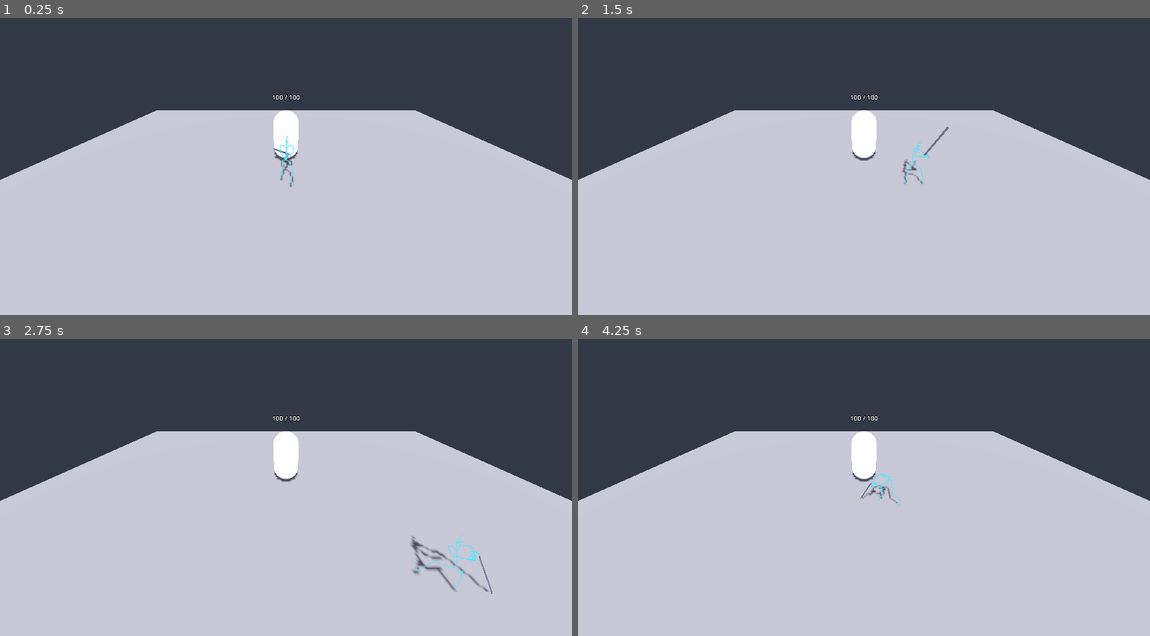
Above: before the commit, frames 1-4 (two rows, left to right).
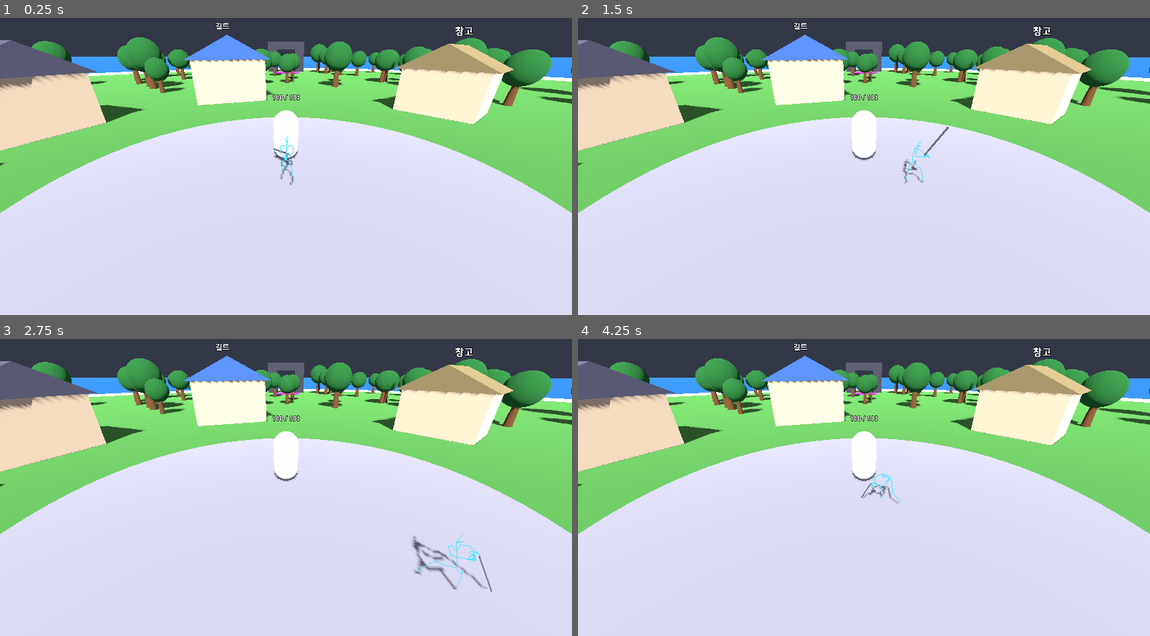
Above: after the commit, the same moments.

Repository: choiyoungun/emergency-process-local
Game: Godot game, scene res://scenes/main.tscn
Same seed, same stepped clock (60 frames per second), same inputs: the game is played once before the commit and once after it.
Inputs (mouse positions are in pixels of both pictures, inside the frame that each line leads up to):
- Up to frame 1 (0.25 s): no input
- Up to frame 2 (1.5 s): tap Enter at 0.5 s; move the mouse to (989, 136) at 0.52 s; hold D (move_right) 0.53-1.28 s; tap J (attack) at 0.6, 1.35 s; click (989, 136) at 0.67 s; tap Space at 0.77 s; move the mouse to (749, 169) at 1.27 s; hold S (move_back) from 1.28 s (still down)
- Up to frame 3 (2.75 s): tap Space at 1.52 s; move the mouse to (343, 404) at 2.02 s; release S (move_back) at 2.03 s; hold D (move_right) from 2.03 s (still down); tap J (attack) at 2.1 s
- Up to frame 4 (4.25 s): move the mouse to (835, 540) at 2.77 s; release D (move_right) at 2.78 s; hold W (move_forward) 2.78-3.53 s; tap J (attack) at 2.85, 3.6 s; click (835, 540) at 2.92 s; tap Space at 3.02, 3.77 s; move the mouse to (1035, 523) at 3.52 s; hold A (move_left) from 3.53 s (still down)

The runs differ from the first frame. In frame 1, 89% of the frame differs, in the area x 0-100%, y 1-100%; in frame 2, 89%; in frame 3, 89%; in frame 4, 89%.

Commit message:
Add Talking Island blockout map
Co-Authored-By: Claude Sonnet 5.5 <noreply@anthropic.com>
Claude-Session: https://claude.ai/code/session_01Y28x93mMT5p1qb299pzQHS

Diff:
--- a/scenes/main.tscn
+++ b/scenes/main.tscn
@@ -1,13 +1,8 @@
-[gd_scene load_steps=6 format=3]
+[gd_scene load_steps=5 format=3]
 
 [ext_resource type="PackedScene" path="res://scenes/knight.tscn" id="1"]
 [ext_resource type="PackedScene" path="res://scenes/dummy.tscn" id="2"]
-
-[sub_resource type="BoxShape3D" id="shape_floor"]
-size = Vector3(20, 1, 20)
-
-[sub_resource type="BoxMesh" id="mesh_floor"]
-size = Vector3(20, 1, 20)
+[ext_resource type="Script" path="res://scripts/talking_island.gd" id="3"]
 
 [sub_resource type="Environment" id="env"]
 background_mode = 1
@@ -24,14 +19,8 @@
 transform = Transform3D(1, 0, 0, 0, 0.766, 0.643, 0, -0.643, 0.766, 0, 5, 0)
 shadow_enabled = true
 
-[node name="Floor" type="StaticBody3D" parent="."]
-transform = Transform3D(1, 0, 0, 0, 1, 0, 0, 0, 1, 0, -0.5, 0)
-
-[node name="CollisionShape3D" type="CollisionShape3D" parent="Floor"]
-shape = SubResource("shape_floor")
-
-[node name="MeshInstance3D" type="MeshInstance3D" parent="Floor"]
-mesh = SubResource("mesh_floor")
+[node name="Island" type="Node3D" parent="."]
+script = ExtResource("3")
 
 [node name="Knight" parent="." instance=ExtResource("1")]
 
--- /dev/null
+++ b/scripts/talking_island.gd
@@ -0,0 +1,223 @@
+extends Node3D
+## 말하는 섬 블록아웃 맵. 코드로 지형/마을/숲/던전 입구/사냥터를 생성한다.
+## 기사는 원점(마을 광장)에서 시작. 북쪽(-Z)이 던전, 동쪽이 늑대, 서쪽이 고블린 사냥터.
+
+const ISLAND_RADIUS := 60.0
+const GRASS_RADIUS := 52.0
+const PLAZA_RADIUS := 8.0
+const VILLAGE_RADIUS := 22.0
+const TREE_COUNT := 140
+
+## [이름, 각도(도, 0=동쪽, 시계 방향이 +), 광장 중심에서의 거리, 가로, 세로, 높이, 지붕 색]
+const BUILDINGS := [
+	["상점", 20.0, 15.0, 5.0, 4.0, 3.0, Color(0.75, 0.35, 0.25)],
+	["여관", 70.0, 16.0, 6.0, 5.0, 3.5, Color(0.55, 0.35, 0.2)],
+	["신전", 150.0, 17.0, 6.0, 7.0, 4.5, Color(0.85, 0.85, 0.9)],
+	["대장간", 200.0, 15.0, 5.0, 4.0, 3.0, Color(0.3, 0.3, 0.35)],
+	["길드", 250.0, 16.0, 6.0, 5.0, 3.5, Color(0.25, 0.4, 0.7)],
+	["창고", 320.0, 15.0, 5.0, 4.0, 3.0, Color(0.5, 0.45, 0.3)],
+]
+
+## [이름, 위치, 마커 색]
+const ZONES := [
+	["말하는 섬 던전", Vector3(0, 0, -44), Color(0.6, 0.2, 0.8)],
+	["늑대 사냥터", Vector3(34, 0, 0), Color(0.9, 0.5, 0.2)],
+	["고블린 사냥터", Vector3(-34, 0, 4), Color(0.3, 0.8, 0.3)],
+	["선착장", Vector3(0, 0, 46), Color(0.3, 0.6, 0.9)],
+]
+
+var _rng := RandomNumberGenerator.new()
+
+
+func _ready() -> void:
+	_rng.seed = 1993
+	_build_terrain()
+	_build_village()
+	_build_zones()
+	_build_forest()
+
+
+func _build_terrain() -> void:
+	var water := MeshInstance3D.new()
+	var water_mesh := PlaneMesh.new()
+	water_mesh.size = Vector2(600, 600)
+	water.mesh = water_mesh
+	water.position.y = -0.25
+	water.material_override = _mat(Color(0.12, 0.35, 0.6))
+	add_child(water)
+
+	_add_disk("Sand", ISLAND_RADIUS, Color(0.85, 0.78, 0.55), 0.0, true)
+	_add_disk("Grass", GRASS_RADIUS, Color(0.3, 0.55, 0.25), 0.02, false)
+	_add_disk("Plaza", PLAZA_RADIUS, Color(0.6, 0.6, 0.62), 0.04, false)
+
+
+## 윗면이 y=top 인 원판. solid=true 면 충돌도 만든다.
+func _add_disk(disk_name: String, radius: float, color: Color, top: float, solid: bool) -> void:
+	var m := MeshInstance3D.new()
+	m.name = disk_name
+	var mesh := CylinderMesh.new()
+	mesh.top_radius = radius
+	mesh.bottom_radius = radius
+	mesh.height = 1.0
+	m.mesh = mesh
+	m.material_override = _mat(color)
+	m.position.y = top - 0.5
+	add_child(m)
+	if solid:
+		var body := StaticBody3D.new()
+		var shape := CollisionShape3D.new()
+		var cyl := CylinderShape3D.new()
+		cyl.radius = radius
+		cyl.height = 1.0
+		shape.shape = cyl
+		body.add_child(shape)
+		m.add_child(body)
+
+
+func _build_village() -> void:
+	for b in BUILDINGS:
+		var ang := deg_to_rad(b[1])
+		var pos: Vector3 = Vector3(cos(ang), 0, sin(ang)) * b[2]
+		_add_house(b[0], pos, Vector3(b[3], b[5], b[4]), b[6])
+
+
+func _add_house(house_name: String, pos: Vector3, size: Vector3, roof_color: Color) -> void:
+	var body := StaticBody3D.new()
+	body.name = house_name
+	body.position = pos
+	body.rotation.y = atan2(-pos.x, -pos.z)   # 문(+Z 쪽)이 광장을 향하도록
+	add_child(body)
+
+	var wall := MeshInstance3D.new()
+	var wall_mesh := BoxMesh.new()
+	wall_mesh.size = size
+	wall.mesh = wall_mesh
+	wall.position.y = size.y * 0.5
+	wall.material_override = _mat(Color(0.8, 0.72, 0.58))
+	body.add_child(wall)
+
+	var roof := MeshInstance3D.new()
+	var roof_mesh := PrismMesh.new()
+	roof_mesh.size = Vector3(size.x * 1.15, size.y * 0.5, size.z * 1.15)
+	roof.mesh = roof_mesh
+	roof.position.y = size.y + size.y * 0.25
+	roof.material_override = _mat(roof_color)
+	body.add_child(roof)
+
+	var shape := CollisionShape3D.new()
+	var box := BoxShape3D.new()
+	box.size = size
+	shape.shape = box
+	shape.position.y = size.y * 0.5
+	body.add_child(shape)
+
+	body.add_child(_label(house_name, Vector3(0, size.y * 1.6 + 0.5, 0)))
+
+
+func _build_zones() -> void:
+	for z in ZONES:
+		var marker := MeshInstance3D.new()
+		var mesh := CylinderMesh.new()
+		mesh.top_radius = 3.0
+		mesh.bottom_radius = 3.0
+		mesh.height = 0.1
+		marker.mesh = mesh
+		marker.position = z[1] + Vector3(0, 0.06, 0)
+		marker.material_override = _mat(z[2])
+		add_child(marker)
+		marker.add_child(_label(z[0], Vector3(0, 3.0, 0)))
+	_build_dungeon_gate(ZONES[0][1])
+
+
+func _build_dungeon_gate(pos: Vector3) -> void:
+	var rock := _mat(Color(0.25, 0.25, 0.28))
+	for side in [-1.0, 1.0]:
+		_add_block(pos + Vector3(side * 3.0, 2.5, -3.0), Vector3(2, 5, 2), rock)
+	_add_block(pos + Vector3(0, 5.5, -3.0), Vector3(8, 1.5, 2), rock)
+
+
+func _add_block(pos: Vector3, size: Vector3, mat: Material) -> void:
+	var body := StaticBody3D.new()
+	body.position = pos
+	var m := MeshInstance3D.new()
+	var mesh := BoxMesh.new()
+	mesh.size = size
+	m.mesh = mesh
+	m.material_override = mat
+	body.add_child(m)
+	var shape := CollisionShape3D.new()
+	var box := BoxShape3D.new()
+	box.size = size
+	shape.shape = box
+	body.add_child(shape)
+	add_child(body)
+
+
+func _build_forest() -> void:
+	var trunk_mat := _mat(Color(0.4, 0.27, 0.15))
+	var leaf_mat := _mat(Color(0.15, 0.4, 0.18))
+	var placed := 0
+	var tries := 0
+	while placed < TREE_COUNT and tries < TREE_COUNT * 20:
+		tries += 1
+		var r := sqrt(_rng.randf()) * (GRASS_RADIUS - 3.0)
+		var a := _rng.randf() * TAU
+		var p := Vector3(cos(a) * r, 0, sin(a) * r)
+		if r < VILLAGE_RADIUS or _near_zone(p):
+			continue
+		_add_tree(p, _rng.randf_range(0.8, 1.4), trunk_mat, leaf_mat)
+		placed += 1
+
+
+func _near_zone(p: Vector3) -> bool:
+	for z in ZONES:
+		if p.distance_to(z[1]) < 7.0:
+			return true
+	return false
+
+
+func _add_tree(pos: Vector3, s: float, trunk_mat: Material, leaf_mat: Material) -> void:
+	var body := StaticBody3D.new()
+	body.position = pos
+	var trunk := MeshInstance3D.new()
+	var trunk_mesh := CylinderMesh.new()
+	trunk_mesh.top_radius = 0.2 * s
+	trunk_mesh.bottom_radius = 0.3 * s
+	trunk_mesh.height = 2.0 * s
+	trunk.mesh = trunk_mesh
+	trunk.position.y = s
+	trunk.material_override = trunk_mat
+	body.add_child(trunk)
+	var leaves := MeshInstance3D.new()
+	var leaf_mesh := SphereMesh.new()
+	leaf_mesh.radius = 1.3 * s
+	leaf_mesh.height = 2.6 * s
+	leaves.mesh = leaf_mesh
+	leaves.position.y = 2.8 * s
+	leaves.material_override = leaf_mat
+	body.add_child(leaves)
+	var shape := CollisionShape3D.new()
+	var cyl := CylinderShape3D.new()
+	cyl.radius = 0.3 * s
+	cyl.height = 2.0 * s
+	shape.shape = cyl
+	shape.position.y = s
+	body.add_child(shape)
+	add_child(body)
+
+
+func _label(text: String, pos: Vector3) -> Label3D:
+	var l := Label3D.new()
+	l.text = text
+	l.position = pos
+	l.billboard = BaseMaterial3D.BILLBOARD_ENABLED
+	l.font_size = 64
+	l.pixel_size = 0.01
+	l.outline_size = 12
+	return l
+
+
+func _mat(color: Color) -> StandardMaterial3D:
+	var m := StandardMaterial3D.new()
+	m.albedo_color = color
+	return m
Not shown, changed: README.md
